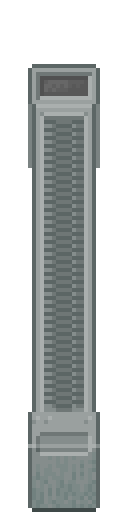
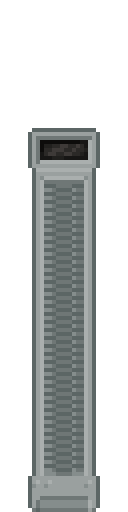
Revision of a layered 128×512 image; what changed, layer by layer:
hid group "doov_3 anim" (8 layers) over [28, 64, 100, 512]
added group "doorV_3 open" with 9 layers over [28, 128, 100, 512]
added layer "bk copy" in group "doorV_3 open" over [40, 140, 88, 160]
renamed "door_v_open copy" to "door_v_open", showed it, moved it into group "doorV_3 open" over [28, 128, 100, 512]
